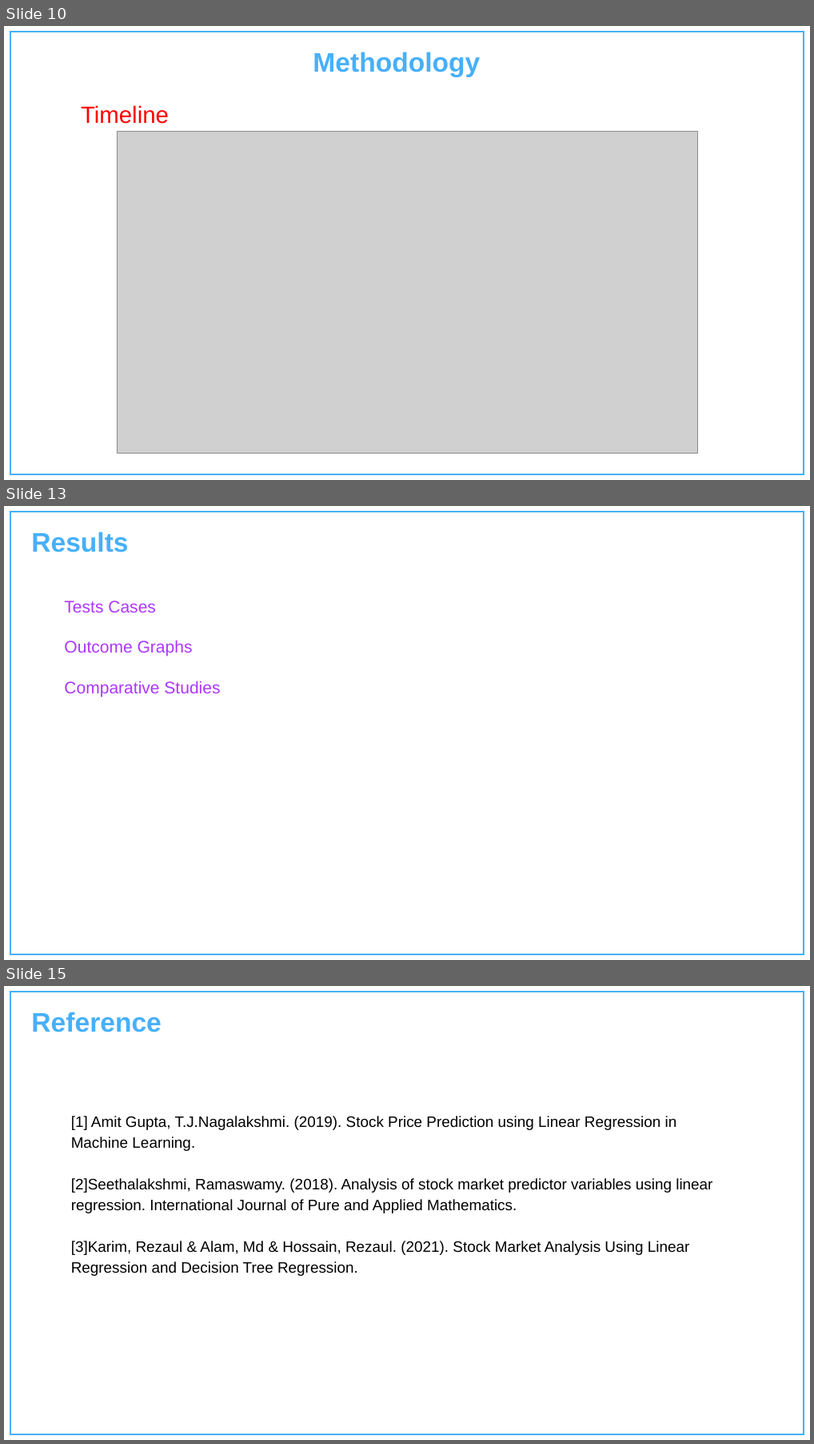
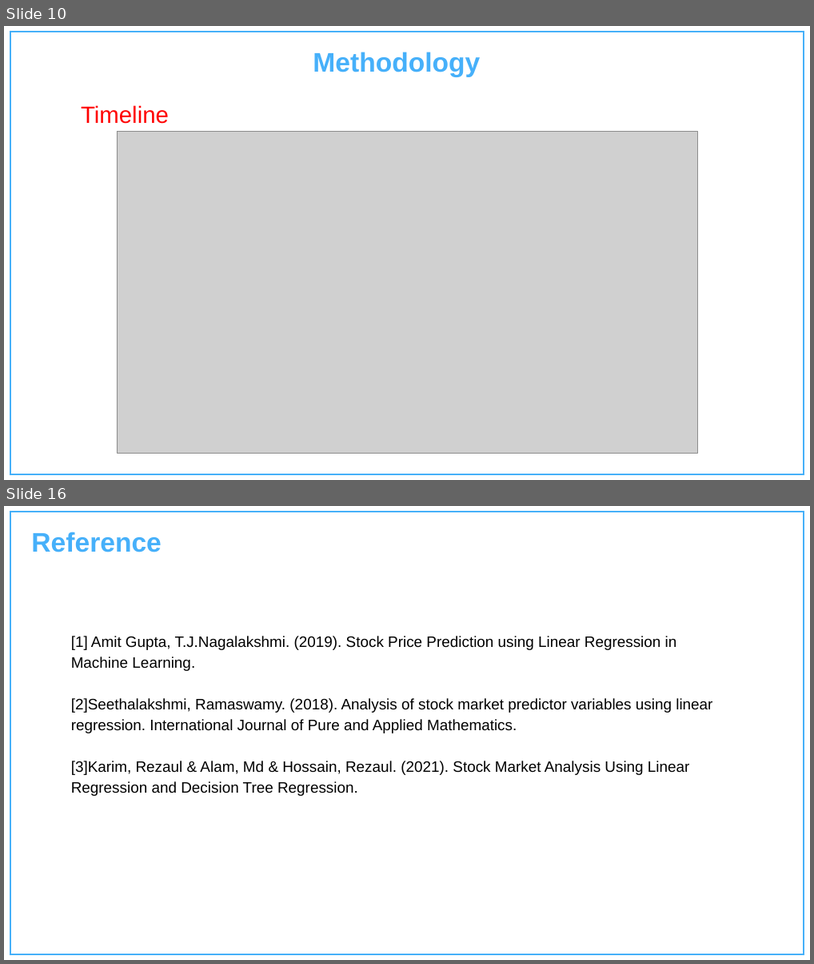
Before and after one commit to Charu-2718/TradeHelp, a slide deck: Documentation/Presentation.pptx. Shown one above the other, each under a label of ours: slides 10, 13 and 15 before the commit, slides 10 and 16 after it; the slides between them are not shown. The pictures are 814x1444 and 814x964 pixels, drawn with LibreOffice and Linux fonts; fonts in the diff are those of the drawing; grey boxes stand for pictures; background and template pictures are left out. Boxes give left, top, right and bottom in pixels: in the first picture for what was removed or moved away, otherwise in the second. Text is boxed around its words. In the diff, an @@ line names an element or a change of style, - is before the commit and + after.

```diff
--- a/Documentation/Presentation.pptx
+++ b/Documentation/Presentation.pptx
@@ slide 13 removed at [4,506,810,960], background #FFFFFF; not listed: 1 template element that a slide beside it also shows @@
@@ text removed at [31,532,128,552] @@
-Results
@@ text removed at [64,600,220,696] @@
-Tests Cases
-Outcome Graphs
-Comparative Studies
@@ what was slide 15 is now slide 16 @@
```
Also in this commit, not shown: 3 slides changed, 4 slides added, 2 other slides removed, 1 other file.
